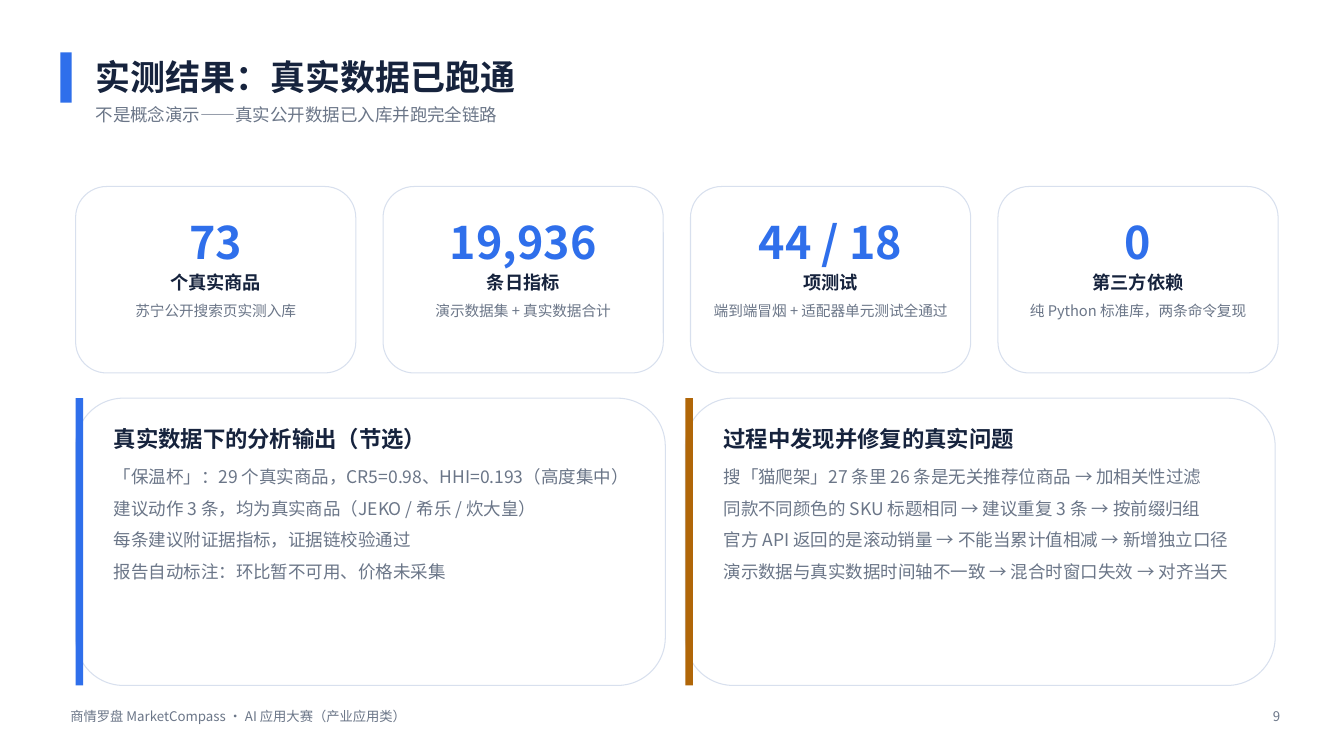
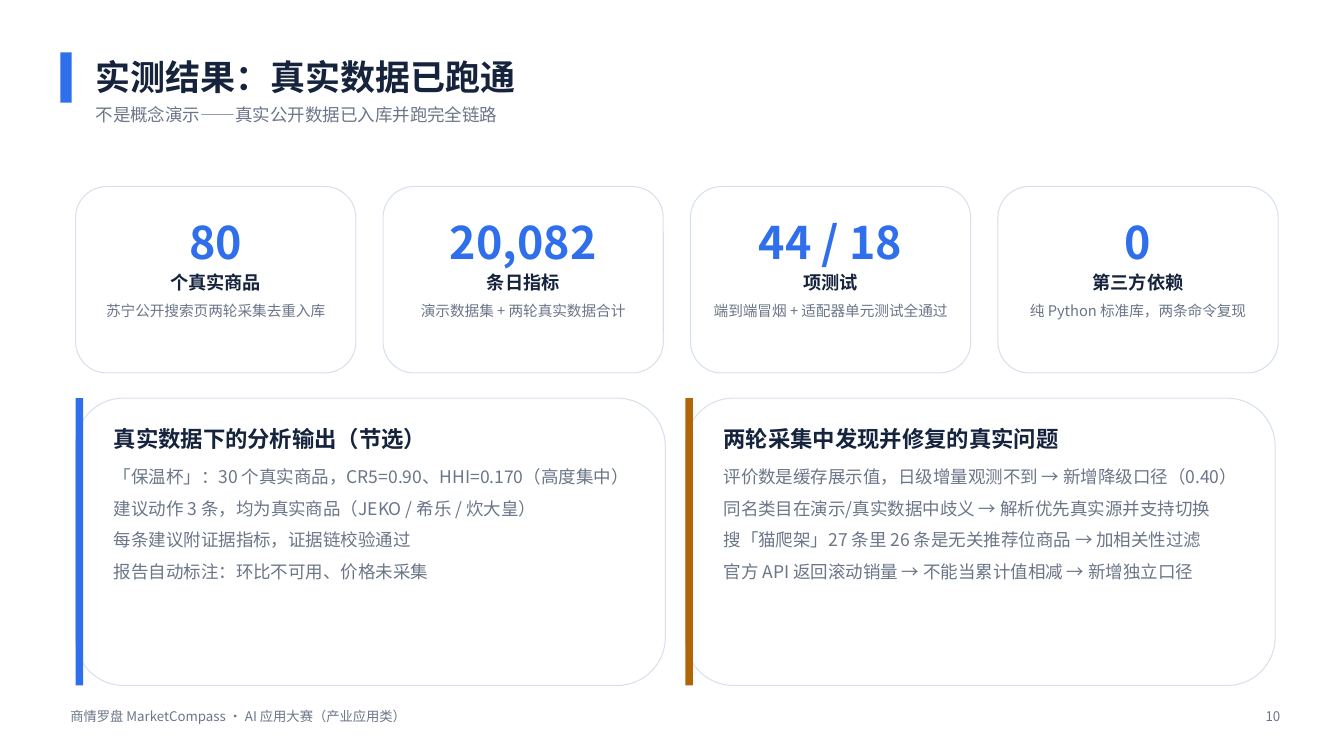
Before and after one commit to Wabix-void/market-compass, a slide deck: slide 10 of docs/参赛材料/02-演示PPT.pptx (slide 9 before the commit). Drawn at 1344x756 pixels with LibreOffice and Linux fonts; fonts in the diff are those of the drawing. Boxes give left, top, right and bottom in pixels: in the first picture for what was removed or moved away, otherwise in the second. Text is boxed around its words. In the diff, an @@ line names an element or a change of style, - is before the commit and + after.

Commit message:
docs: 新增「数据源可信度分级」及两轮采集后的数字校准
- PPT 新增第 8 页：数据源 → 指标口径 → 置信度上限 对照表，附三条关键差异说明
- PPT 第 10 页与结尾页数字更新：73→80 个真实商品、19,936→20,082 条日指标、CR5 0.98→0.90
- 补充说明新增「数据源可信度分级」章节，已知限制同步为「公开页评价数是缓存值」
- 视频脚本更新页码引用（结尾页 11→12）并加入可信度分级页的讲解
- README 数据规模同步

```diff
--- a/docs/参赛材料/02-演示PPT.pptx
+++ b/docs/参赛材料/02-演示PPT.pptx
@@ text at bbox=[189, 225, 242, 260]: text changed @@
-73
+80
@@ text at bbox=[450, 225, 597, 269]: text changed @@
-19,936
+20,082
@@ text at bbox=[106, 303, 325, 317]: text changed @@
-苏宁公开搜索页实测入库
+苏宁公开搜索页两轮采集去重入库
@@ text at bbox=[421, 303, 626, 317]: text changed @@
-演示数据集 + 真实数据合计
+演示数据集 + 两轮真实数据合计
@@ text at bbox=[724, 428, 1237, 518]: text changed; size 16 to 12.5 pt; text colour #16233D to #6B7688; bold off @@
-过程中发现并修复的真实问题
+两轮采集中发现并修复的真实问题
+评价数是缓存展示值，日级增量观测不到 → 新增降级口径（0.40）
+同名类目在演示/真实数据中歧义 → 解析优先真实源并支持切换
@@ text at bbox=[114, 468, 629, 485]: text changed @@
-「保温杯」：29 个真实商品，CR5=0.98、HHI=0.193（高度集中）
+「保温杯」：30 个真实商品，CR5=0.90、HHI=0.170（高度集中）
@@ text at bbox=[114, 563, 429, 580]: text changed @@
-报告自动标注：环比暂不可用、价格未采集
+报告自动标注：环比不可用、价格未采集
@@ text at bbox=[724, 563, 1193, 580]: text changed @@
-同款不同颜色的 SKU 标题相同 → 建议重复 3 条 → 按前缀归组
-官方 API 返回的是滚动销量 → 不能当累计值相减 → 新增独立口径
-演示数据与真实数据时间轴不一致 → 混合时窗口失效 → 对齐当天
+官方 API 返回滚动销量 → 不能当累计值相减 → 新增独立口径
@@ text at bbox=[1266, 711, 1281, 721]: text changed @@
-9
+10
```
Also in this commit, not shown: 3 other slides changed, 1 slide added, 5 other files.
